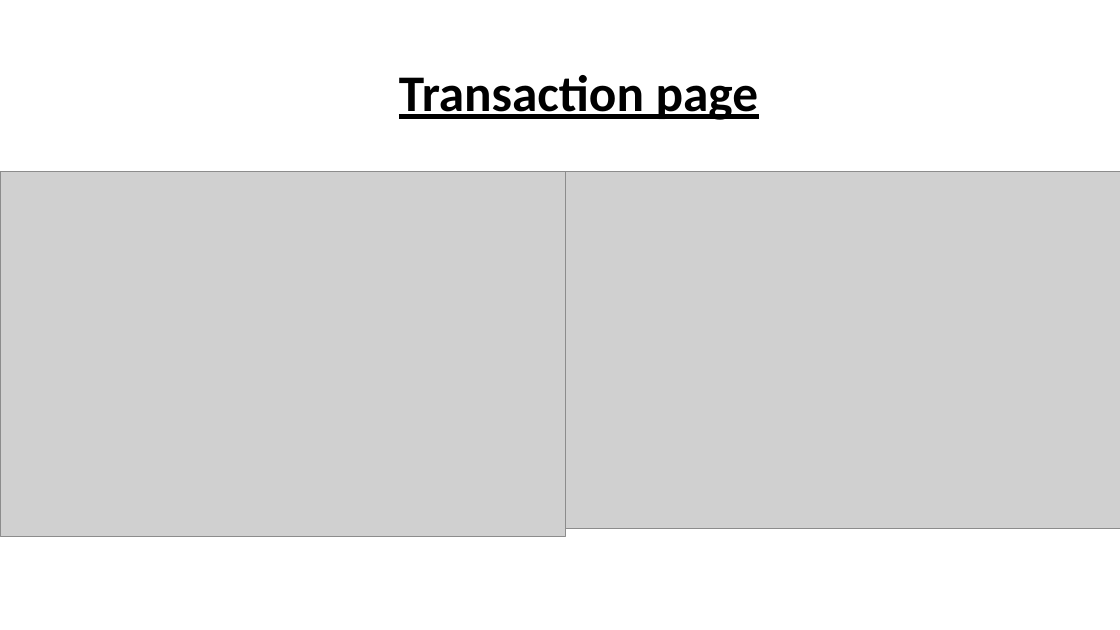
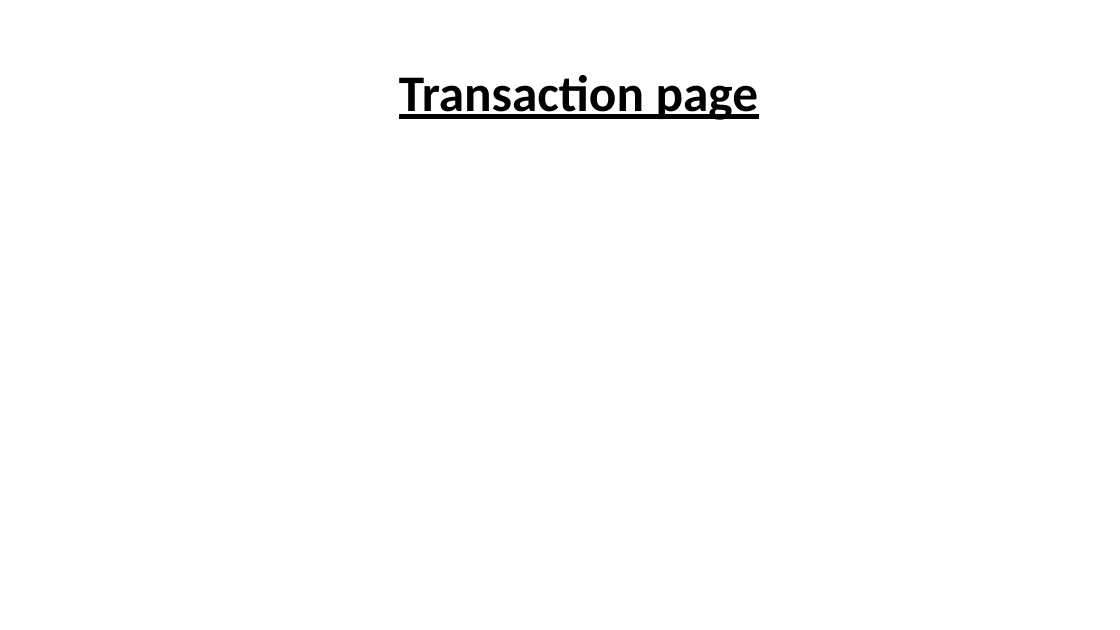
Before and after one commit to 22020771-Teo-KaiXin/22020771-TeoKaixin-C369-3D-E63C-A-GA, a slide deck: slide 10 of G369 GA.pptx (slide 9 before the commit). Drawn at 1120x630 pixels with LibreOffice and Linux fonts; fonts in the diff are those of the drawing; grey boxes stand for pictures. Boxes give left, top, right and bottom in pixels: in the first picture for what was removed or moved away, otherwise in the second. Text is boxed around its words. In the diff, an @@ line names an element or a change of style, - is before the commit and + after.

```diff
--- a/G369 GA.pptx
+++ b/G369 GA.pptx
@@ picture removed at [0,171,565,537] @@
@@ picture removed at [565,171,1120,528] @@
```
Also in this commit, not shown: 7 other slides changed, 7 slides added, 6 slides removed.
